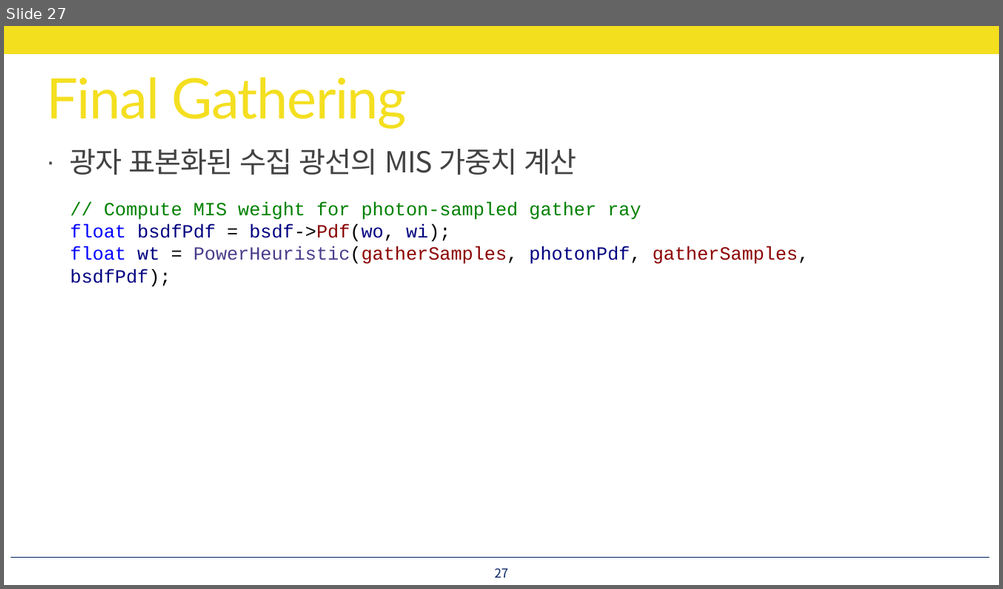
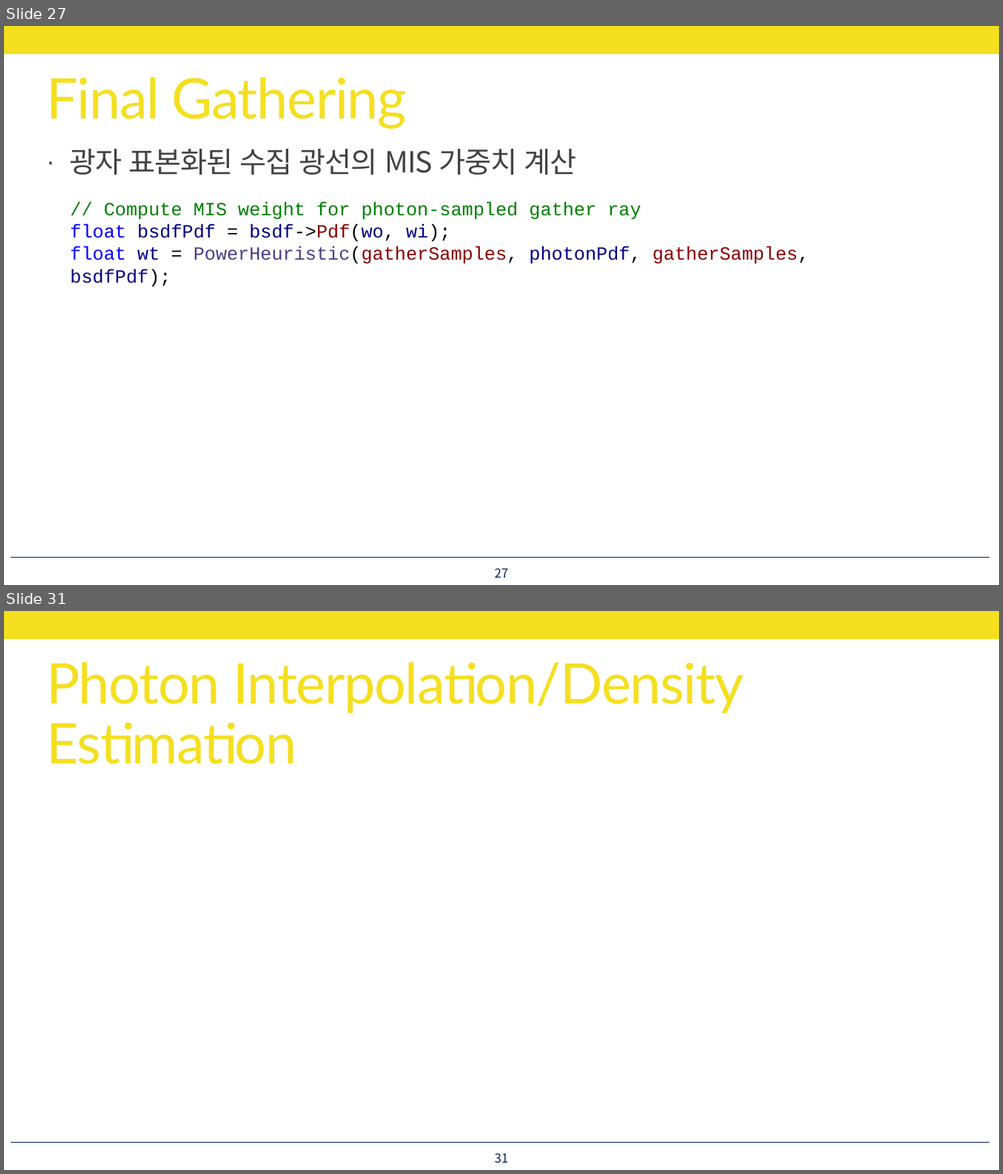
Before and after one commit to utilForever/PBRStudy, a slide deck: Physically Based Rendering - Chapter 15, Part 6.pptx. Shown one above the other, each under a label of ours: slide 27 before the commit, slides 27 and 31 after it; the slides between them are not shown. The pictures are 1003x589 and 1003x1174 pixels, drawn with LibreOffice and Linux fonts; fonts in the diff are those of the drawing; grey boxes stand for pictures. Boxes give left, top, right and bottom in pixels: in the first picture for what was removed or moved away, otherwise in the second. Text is boxed around its words. In the diff, an @@ line names an element or a change of style, - is before the commit and + after.

```diff
--- a/Physically Based Rendering - Chapter 15, Part 6.pptx
+++ b/Physically Based Rendering - Chapter 15, Part 6.pptx
@@ slide 31 added at bbox=[4, 611, 999, 1170], background #FFFFFF; not listed: 2 template elements that a slide beside it also shows @@
@@ title added at bbox=[46, 662, 744, 764], 54 pt, text #F4DF1E @@
+Photon Interpolation/Density Estimation
@@ page number added at bbox=[495, 1153, 509, 1164], 12 pt, text #002060 @@
+31
```
Also in this commit, not shown: 1 slide changed, 12 other slides added.
